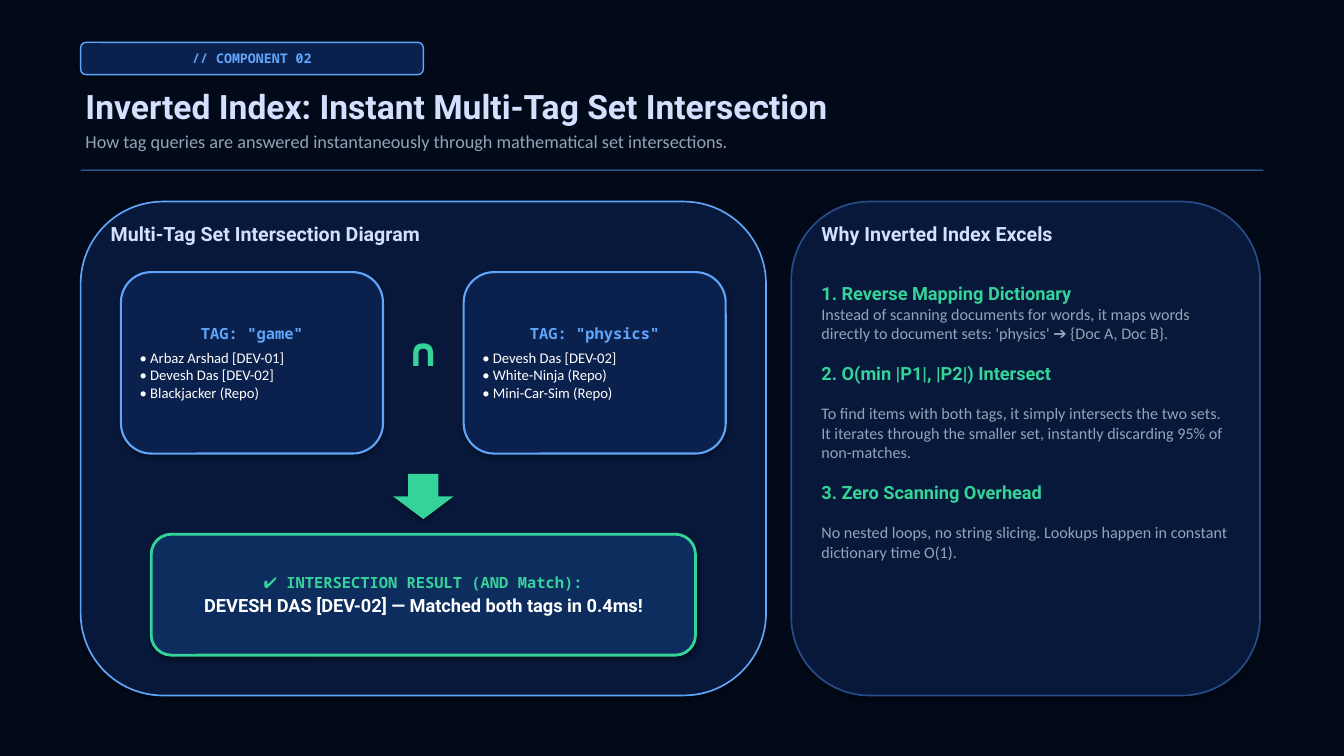
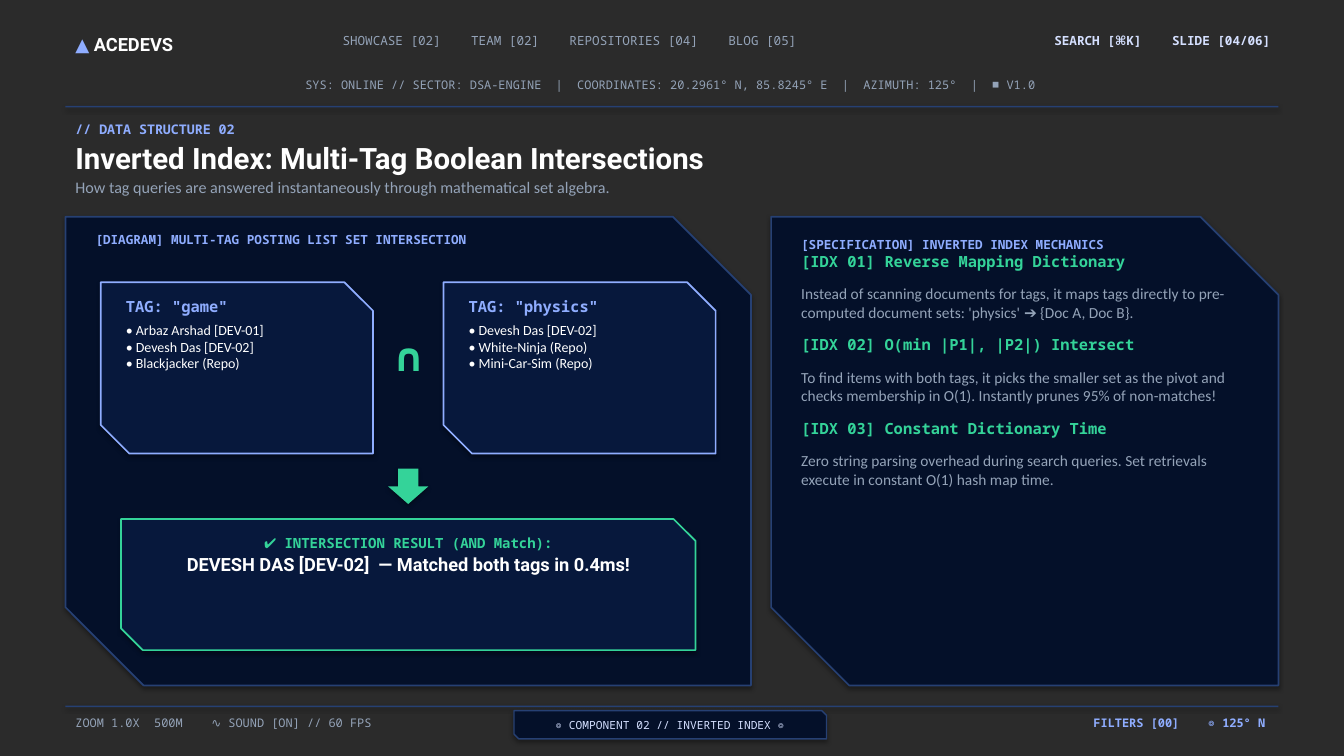
Before and after one commit to arbazarshad7/AceDevs, a slide deck: slide 4 of Trie_Search_Engine_DSA_6Slides.pptx. Drawn at 1344x756 pixels with LibreOffice and Linux fonts; fonts in the diff are those of the drawing; background and template pictures are left out; a plain dark background stands for a picture behind light text. Boxes give left, top, right and bottom in pixels: in the first picture for what was removed or moved away, otherwise in the second. Text is boxed around its words. In the diff, an @@ line names an element or a change of style, - is before the commit and + after.

```diff
--- a/Trie_Search_Engine_DSA_6Slides.pptx
+++ b/Trie_Search_Engine_DSA_6Slides.pptx
@@ background #FFFFFF to picture (left out) @@
@@ rectangle removed at box(0, 0, 1344, 756) @@
@@ rounded rectangle removed at box(81, 42, 423, 75) @@
-// COMPONENT 02
@@ text added at box(94, 38, 173, 51), 13 pt, text #FFFFFF, bold @@
+▲ ACEDEVS
@@ text added at box(343, 36, 796, 47), 9 pt, text #94A3B8 @@
+SHOWCASE [02] TEAM [02] REPOSITORIES [04] BLOG [05]
@@ text added at box(1054, 36, 1270, 47), 9 pt, text #D5E0FF, bold @@
+SEARCH [⌘K] SLIDE [04/06]
@@ text added at box(305, 80, 1036, 91), 8.5 pt, text #94A3B8 @@
+SYS: ONLINE // SECTOR: DSA-ENGINE | COORDINATES: 20.2961° N, 85.8245° E | AZIMUTH: 125° | ■ V1.0
@@ rectangle: place and size @@
-rectangle at box(81, 169, 1263, 170)
+rectangle at box(66, 106, 1278, 107)
@@ rectangle at box(66, 106, 1278, 107): fill #264D8A to #264073 @@
@@ text at box(75, 124, 704, 196): text changed; size 13 to 11.5 pt @@
-Inverted Index: Instant Multi-Tag Set Intersection
-How tag queries are answered instantaneously through mathematical set intersections.
+// DATA STRUCTURE 02
+Inverted Index: Multi-Tag Boolean Intersections
+How tag queries are answered instantaneously through mathematical set algebra.
@@ rounded rectangle removed at box(81, 202, 766, 696) @@
@@ rounded rectangle removed at box(791, 202, 1260, 696) @@
@@ snip diag rect added at box(66, 217, 751, 686), fill #041029, outline #264073 1.2 pt @@
@@ text at box(96, 235, 466, 246): text changed; size 14 to 9 pt; font Roboto to Noto Sans Mono; text colour #D5E0FF to #8FADFF @@
-Multi-Tag Set Intersection Diagram
+[DIAGRAM] MULTI-TAG POSTING LIST SET INTERSECTION
@@ snip diag rect added at box(771, 217, 1278, 686), fill #041029, outline #264073 1.2 pt @@
@@ text removed at box(821, 226, 1053, 245) @@
-Why Inverted Index Excels
@@ text at box(801, 240, 1225, 488): text changed; size 11.5 to 11 pt @@
-1. Reverse Mapping Dictionary
-Instead of scanning documents for words, it maps words directly to document sets: 'physics' ➔ {Doc A, Doc B}.
-2. O(min |P1|, |P2|) Intersect
-To find items with both tags, it simply intersects the two sets. It iterates through the smaller set, instantly discarding 95% of non-matches.
-3. Zero Scanning Overhead
-No nested loops, no string slicing. Lookups happen in constant dictionary time O(1).
+[SPECIFICATION] INVERTED INDEX MECHANICS
+[IDX 01] Reverse Mapping Dictionary
+Instead of scanning documents for tags, it maps tags directly to pre-computed document sets: 'physics' ➔ {Doc A, Doc B}.
+[IDX 02] O(min |P1|, |P2|) Intersect
+To find items with both tags, it picks the smaller set as the pivot and checks membership in O(1). Instantly prunes 95% of non-matches!
+[IDX 03] Constant Dictionary Time
+Zero string parsing overhead during search queries. Set retrievals execute in constant O(1) hash map time.
@@ snip diag rect added at box(101, 282, 373, 454), fill #07183C, outline #8FADFF 1.2 pt @@
@@ text "TAG: "game"": place and size @@
-text "TAG: "game"" at box(121, 272, 383, 454)
+text "TAG: "game"" at box(126, 301, 264, 371)
@@ text "TAG: "game"" at box(126, 301, 264, 371): text colour #60A5FA to #8FADFF in "TAG: "game""; size 10.5 to 10 pt in "• Arbaz Arshad [DEV-01] • Devesh Das ..."; alignment centre to left; vertical alignment middle to top; fill #0B214D to none; outline #60A5FA 1.5 pt to none; shadow off @@
@@ snip diag rect added at box(444, 282, 716, 454), fill #07183C, outline #8FADFF 1.2 pt @@
@@ text "TAG: "physics"": place and size @@
-text "TAG: "physics"" at box(464, 272, 726, 454)
+text "TAG: "physics"" at box(469, 300, 598, 371)
@@ text "TAG: "physics"" at box(469, 300, 598, 371): text colour #60A5FA to #8FADFF in "TAG: "physics""; size 10.5 to 10 pt in "• Devesh Das [DEV-02] • White-Ninja (Repo) ..."; alignment centre to left; vertical alignment middle to top; fill #0B214D to none; outline #60A5FA 1.5 pt to none; shadow off @@
@@ text "∩" rewrapped from box(388, 323, 459, 403) to box(383, 328, 434, 398) @@
@@ down arrow: place and size @@
-down arrow at box(393, 474, 454, 519)
+down arrow at box(388, 469, 429, 504)
@@ snip diag rect added at box(121, 519, 696, 650), fill #07183C, outline #34D399 1.2 pt @@
@@ text "✔ INTERSECTION RESULT (AND Match):": place and size @@
-text "✔ INTERSECTION RESULT (AND Match):" at box(151, 534, 696, 655)
+text "✔ INTERSECTION RESULT (AND Match):" at box(187, 537, 630, 575)
@@ text "✔ INTERSECTION RESULT (AND Match):" at box(187, 537, 630, 575): vertical alignment middle to top; fill #0E2D5F to none; outline #34D399 2 pt to none; shadow off @@
@@ text at box(285, 537, 553, 551): size 11 to 10 pt in "✔ INTERSECTION RESULT (AND Match):" @@
@@ rectangle added at box(66, 706, 1278, 707), fill #264073 @@
@@ text added at box(75, 718, 371, 729), 8.5 pt, text #94A3B8 @@
+ZOOM 1.0X 500M ∿ SOUND [ON] // 60 FPS
@@ snip diag rect added at box(514, 711, 827, 739), fill #041029, outline #264073 1 pt, 8 pt, text #D5E0FF @@
+◎ COMPONENT 02 // INVERTED INDEX ◎
@@ text added at box(1093, 718, 1265, 729), 8.5 pt, text #8FADFF, bold @@
+FILTERS [00] ◎ 125° N
```
Also in this commit, not shown: 3 other slides changed, 2 slides added, 2 slides removed, 28 other files.
